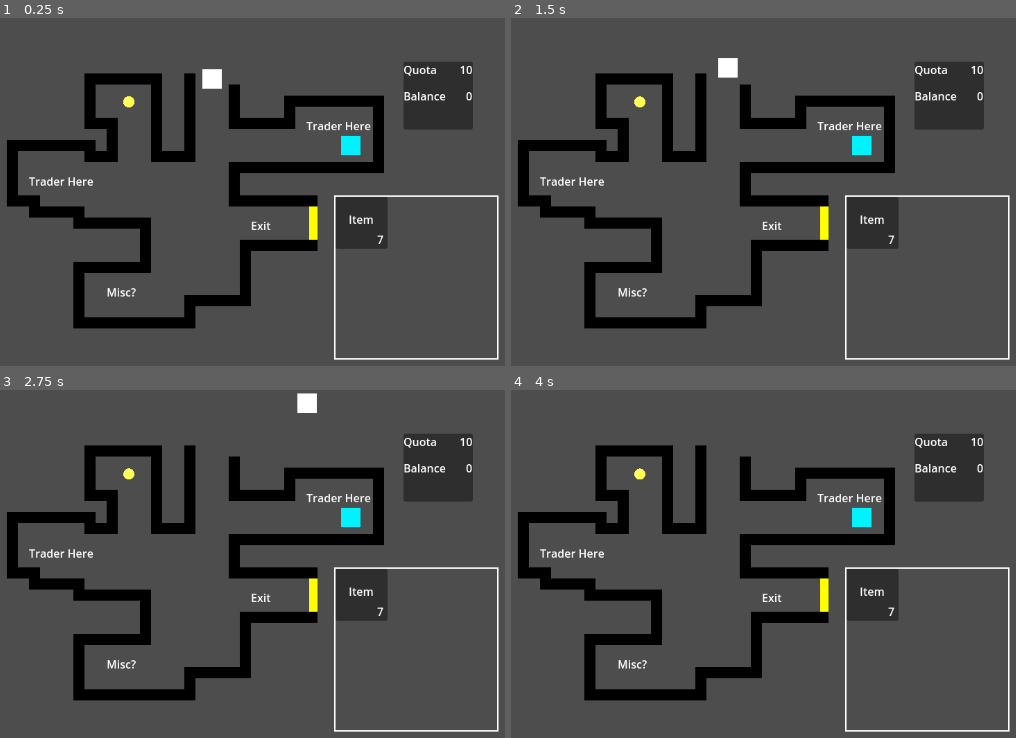
Above: before the commit, frames 1-4 (two rows, left to right).
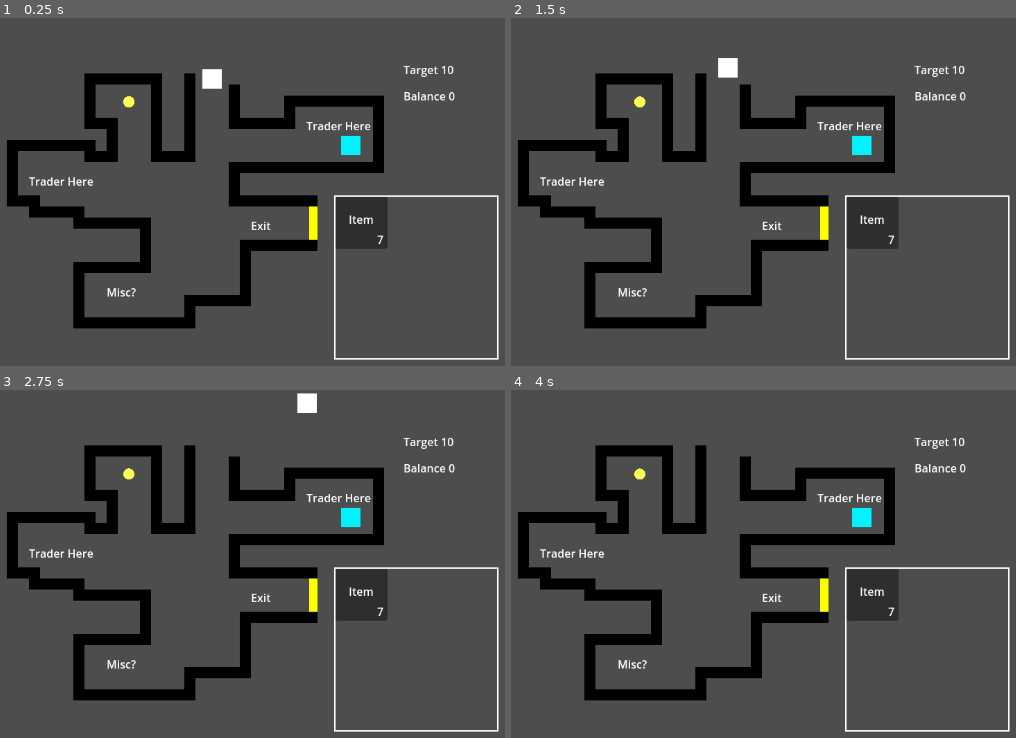
Above: after the commit, the same moments.

Repository: ignipac/trade-out
Game: Godot game, scene res://demos/demo_1.tscn
The game is run twice, just before and just after one commit, with the same random seed, the same clock (stepped at 60 frames per second) and the same inputs.
Inputs (mouse positions are in pixels of both pictures, inside the frame that each line leads up to):
- Up to frame 1 (0.25 s): no input
- Up to frame 2 (1.5 s): tap Enter (ui_accept) at 0.5, 0.77, 1.25 s; move the mouse to (1005, 219) at 0.52 s; hold D 0.53-1.25 s; tap E (trade) at 0.6 s; click (1005, 219) at 0.67 s; drag from (667, 265) to (642, 105) at 1.27 s
- Up to frame 3 (2.75 s): move the mouse to (398, 515) at 2.02 s; hold D from 2.03 s (still down); tap E (trade) at 2.1 s
- Up to frame 4 (4 s): release D at 2.75 s; drag from (788, 703) to (859, 518) at 2.77 s; tap Enter (ui_accept) at 3.5, 3.77 s; move the mouse to (outside the picture) at 3.52 s; hold A from 3.53 s (still down); tap E (trade) at 3.6 s

The runs differ from the first frame. In frame 1, 2.5% of the frame differs, in the area x 79-94%, y 12-32%; in frame 2, 2.5%; in frame 3, 2.5%; in frame 4, 2.5%.

Commit message:
added item to inventory when bought

Diff:
--- a/demos/demo_1.tscn
+++ b/demos/demo_1.tscn
@@ -1,6 +1,7 @@
-[gd_scene load_steps=16 format=4 uid="uid://brg7kfusofwbr"]
+[gd_scene load_steps=17 format=4 uid="uid://brg7kfusofwbr"]
 
 [ext_resource type="PackedScene" uid="uid://c5o0f7uqng7j1" path="res://scenes/player.tscn" id="1_2ymfe"]
+[ext_resource type="Script" uid="uid://dag3xvapth8wh" path="res://scripts/ui_player.gd" id="2_fxjij"]
 [ext_resource type="PackedScene" uid="uid://bbw3npvynputn" path="res://scenes/level_layer.tscn" id="2_vsbsm"]
 [ext_resource type="PackedScene" uid="uid://beos8jvwwdfb" path="res://ui/ui_inv_item.tscn" id="2_xbpde"]
 [ext_resource type="Script" uid="uid://bexo4hexunr1m" path="res://scripts/exit.gd" id="3_fb5af"]
@@ -43,9 +44,9 @@
 [node name="Player" parent="." instance=ExtResource("1_2ymfe")]
 position = Vector2(424, 88)
 
-[node name="UI" type="CanvasLayer" parent="Player"]
-
-[node name="UIInventory" type="Control" parent="Player/UI"]
+[node name="CanvasLayer" type="CanvasLayer" parent="Player"]
+
+[node name="UI" type="Control" parent="Player/CanvasLayer"]
 layout_mode = 3
 anchor_left = 0.5208333
 anchor_top = 0.38271606
@@ -55,9 +56,57 @@
 offset_top = 48.0
 offset_right = 160.0
 offset_bottom = 48.0
-metadata/_edit_use_anchors_ = true
-
-[node name="Panel" type="Panel" parent="Player/UI/UIInventory"]
+script = ExtResource("2_fxjij")
+metadata/_edit_use_anchors_ = true
+
+[node name="QContainer" type="HBoxContainer" parent="Player/CanvasLayer/UI"]
+layout_mode = 1
+anchors_preset = 10
+anchor_right = 1.0
+offset_left = -60.0
+offset_top = -233.0
+offset_right = 12.0
+offset_bottom = -210.0
+grow_horizontal = 2
+
+[node name="Label" type="Label" parent="Player/CanvasLayer/UI/QContainer"]
+layout_mode = 2
+size_flags_horizontal = 3
+text = "Target"
+
+[node name="TarLabel" type="Label" parent="Player/CanvasLayer/UI/QContainer"]
+unique_name_in_owner = true
+layout_mode = 2
+size_flags_horizontal = 3
+text = "10"
+horizontal_alignment = 2
+
+[node name="BContainer" type="HBoxContainer" parent="Player/CanvasLayer/UI"]
+layout_mode = 1
+anchors_preset = 14
+anchor_top = 0.5
+anchor_right = 1.0
+anchor_bottom = 0.5
+offset_left = -60.0
+offset_top = -195.5
+offset_right = 15.0
+offset_bottom = -172.5
+grow_horizontal = 2
+grow_vertical = 2
+
+[node name="Label" type="Label" parent="Player/CanvasLayer/UI/BContainer"]
+layout_mode = 2
+size_flags_horizontal = 3
+text = "Balance"
+
+[node name="BalLabel" type="Label" parent="Player/CanvasLayer/UI/BContainer"]
+unique_name_in_owner = true
+layout_mode = 2
+size_flags_horizontal = 3
+text = "0"
+horizontal_alignment = 2
+
+[node name="Panel" type="Panel" parent="Player/CanvasLayer/UI"]
 layout_mode = 1
 anchors_preset = 15
 anchor_right = 1.0
@@ -70,15 +119,15 @@
 grow_vertical = 2
 theme_override_styles/panel = SubResource("StyleBoxFlat_xbpde")
 
-[node name="GridContainer" type="GridContainer" parent="Player/UI/UIInventory/Panel"]
+[node name="Inv_Container" type="GridContainer" parent="Player/CanvasLayer/UI"]
 layout_mode = 0
-offset_left = 2.0
-offset_top = 2.0
-offset_right = 235.0
-offset_bottom = 77.0
+offset_left = -158.0
+offset_top = -38.0
+offset_right = 75.0
+offset_bottom = 37.0
 columns = 3
 
-[node name="UIInvItem" parent="Player/UI/UIInventory/Panel/GridContainer" instance=ExtResource("2_xbpde")]
+[node name="UIInvItem" parent="Player/CanvasLayer/UI/Inv_Container" instance=ExtResource("2_xbpde")]
 layout_mode = 2
 
 [node name="LevelLayer" parent="." instance=ExtResource("2_vsbsm")]
@@ -113,56 +162,6 @@
 offset_right = 573.0
 offset_bottom = 320.0
 text = "Exit"
-
-[node name="CanvasLayer" type="CanvasLayer" parent="."]
-
-[node name="Panel" type="Panel" parent="CanvasLayer"]
-anchors_preset = -1
-anchor_left = 0.6076389
-anchor_top = 0.097222224
-anchor_right = 0.6944444
-anchor_bottom = 0.24845679
-metadata/_edit_use_anchors_ = true
-
-[node name="Quota" type="HBoxContainer" parent="CanvasLayer/Panel"]
-layout_mode = 1
-anchors_preset = 10
-anchor_right = 1.0
-offset_bottom = 23.0
-grow_horizontal = 2
-
-[node name="Label" type="Label" parent="CanvasLayer/Panel/Quota"]
-layout_mode = 2
-size_flags_horizontal = 3
-text = "Quota"
-
-[node name="Amount" type="Label" parent="CanvasLayer/Panel/Quota"]
-layout_mode = 2
-size_flags_horizontal = 3
-text = "10"
-horizontal_alignment = 2
-
-[node name="Balance" type="HBoxContainer" parent="CanvasLayer/Panel"]
-layout_mode = 1
-anchors_preset = 14
-anchor_top = 0.5
-anchor_right = 1.0
-anchor_bottom = 0.5
-offset_top = -11.5
-offset_bottom = 11.5
-grow_horizontal = 2
-grow_vertical = 2
-
-[node name="Label" type="Label" parent="CanvasLayer/Panel/Balance"]
-layout_mode = 2
-size_flags_horizontal = 3
-text = "Balance"
-
-[node name="Amount" type="Label" parent="CanvasLayer/Panel/Balance"]
-layout_mode = 2
-size_flags_horizontal = 3
-text = "0"
-horizontal_alignment = 2
 
 [node name="Exit" type="StaticBody2D" parent="."]
 position = Vector2(570, 296)
--- a/namespaces/file_path.gd
+++ b/namespaces/file_path.gd
@@ -10,6 +10,11 @@
 const SFX_CLICK = preload("res://sfx/click.ogg")
 const SFX_WHOOSH = preload("res://sfx/whoosh.ogg")
 const SFX_WHOOSH_REVERSE = preload("res://sfx/whoosh_reverse.ogg")
+const SFX_POP = preload("res://sfx/pop.ogg")
 
 # ---------- Input ----------
 const INPUT_TOUCH = preload("res://scripts/input_handler_touch.gd")
+
+
+# ---------- UI ----------
+const UI_INV_ITEM = "res://ui/ui_inv_item.tscn"
--- a/scenes/init_idea.tscn
+++ b/scenes/init_idea.tscn
@@ -10,7 +10,7 @@
 [ext_resource type="PackedScene" uid="uid://y1appesvirn3" path="res://scenes/exit.tscn" id="8_bc65o"]
 [ext_resource type="Script" uid="uid://bexo4hexunr1m" path="res://scripts/exit.gd" id="9_q5ntt"]
 [ext_resource type="Script" uid="uid://bq1xq82psglp1" path="res://scripts/finish_zone.gd" id="10_gt1ie"]
-[ext_resource type="Script" uid="uid://djp175nqcct2h" path="res://scripts/ui.gd" id="11_qytfp"]
+[ext_resource type="Script" uid="uid://djp175nqcct2h" path="res://scripts/ui_trading_example.gd" id="11_qytfp"]
 [ext_resource type="Script" uid="uid://c7uhfeksf640n" path="res://scripts/trade.gd" id="12_2fa8o"]
 
 [sub_resource type="ShaderMaterial" id="ShaderMaterial_272bh"]
--- a/scripts/player.gd
+++ b/scripts/player.gd
@@ -1,7 +1,11 @@
 extends CharacterBody2D
 
+var coins: int = 20
+var items := []
 var key_count: int
 var is_using_touch: bool = false
+
+@onready var ui = $CanvasLayer/UI
 
 @warning_ignore("unused_signal")
 signal found_key
@@ -21,3 +25,17 @@
 
 	velocity = direction * 200.0
 	move_and_slide()
+
+func buy_item(item: String, price: int) -> bool:
+	if coins >= price:
+		set_balance(coins - price) # update balance
+		ui.add_inventory_item(item) # add item to inventory ui
+		items.append(item) # store item in data model
+		return true
+
+	print_debug("not enough coins")
+	return false
+
+func set_balance(amount: int) -> void:
+	coins = amount
+	ui.bal_label.text = str(amount)
--- a/scripts/trader.gd
+++ b/scripts/trader.gd
@@ -38,6 +38,7 @@
 			sfx.play()
 
 		# Implement buying logic here
+		player.buy_item("silk", 5)
 	)
 	ui_shop.sell_button.pressed.connect(func() -> void:
 		if player == null:
@@ -68,10 +69,14 @@
 	if not ui_shop:
 		return
 
+	if ui_shop.visible:
+		return
+
 	var sfx = Utility.create_sfx_player(FILE_PATH.SFX_WHOOSH)
 	add_child(sfx)
 	sfx.name = "sfx_whoosh"
 	sfx.play()
+
 	ui_shop.visible = true
 
 func unload_shop_ui() -> void:
--- /dev/null
+++ b/scripts/ui_player.gd
@@ -0,0 +1,12 @@
+extends Control
+
+@onready var inv_container := $Inv_Container
+@onready var bal_label := %BalLabel
+@onready var tar_label := %TarLabel
+
+func add_inventory_item(item: String) -> void:
+	var item_scene = load(FILE_PATH.UI_INV_ITEM)
+	var item_instance = item_scene.instantiate()
+	inv_container.add_child(item_instance)
+	item_instance.get_child(0).text = item
+	item_instance.get_child(1).text = "x1"
--- a/ui/ui_inv_item.tscn
+++ b/ui/ui_inv_item.tscn
@@ -2,8 +2,10 @@
 
 [node name="UIInvItem" type="Panel"]
 custom_minimum_size = Vector2(75, 75)
+offset_right = 75.0
+offset_bottom = 75.0
 
-[node name="Label" type="Label" parent="."]
+[node name="Name" type="Label" parent="."]
 layout_mode = 1
 anchors_preset = -1
 anchor_top = 0.28
@@ -15,7 +17,7 @@
 horizontal_alignment = 1
 metadata/_edit_use_anchors_ = true
 
-[node name="Label2" type="Label" parent="."]
+[node name="Quantiy" type="Label" parent="."]
 layout_mode = 1
 anchors_preset = -1
 anchor_left = 0.8
Not shown, added: scripts/ui_player.gd.uid
Renamed: scripts/ui.gd -> scripts/ui_trading_example.gd
Renamed: scripts/ui.gd.uid -> scripts/ui_trading_example.gd.uid
Not shown, added: sfx/pop.ogg.import
Not shown, added: sfx/pop.ogg
